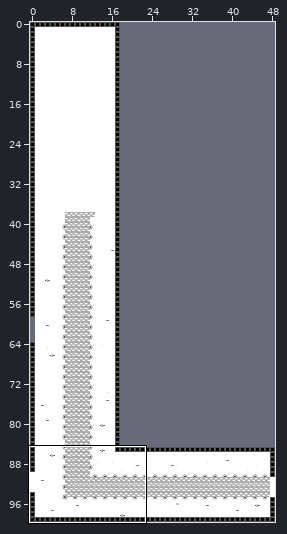
A LDtk project gets an edit: source/levels.ldtk. The picture above shows the old version from afar; the outline marks the close-up.
Close-up. Old version:
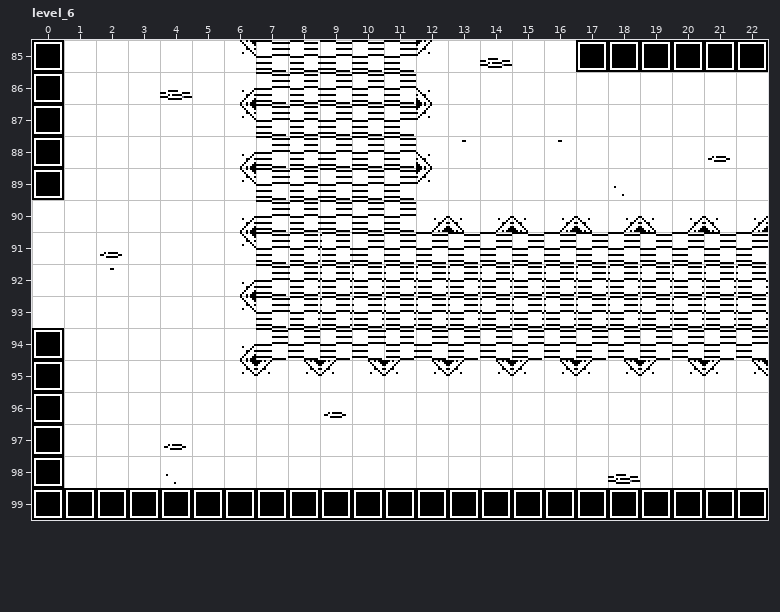
Cells are 16x16 px. Shown: level_6 x 0..22, y 85..99. The commit also changed other parts of the map, which this record leaves out.
After the commit:
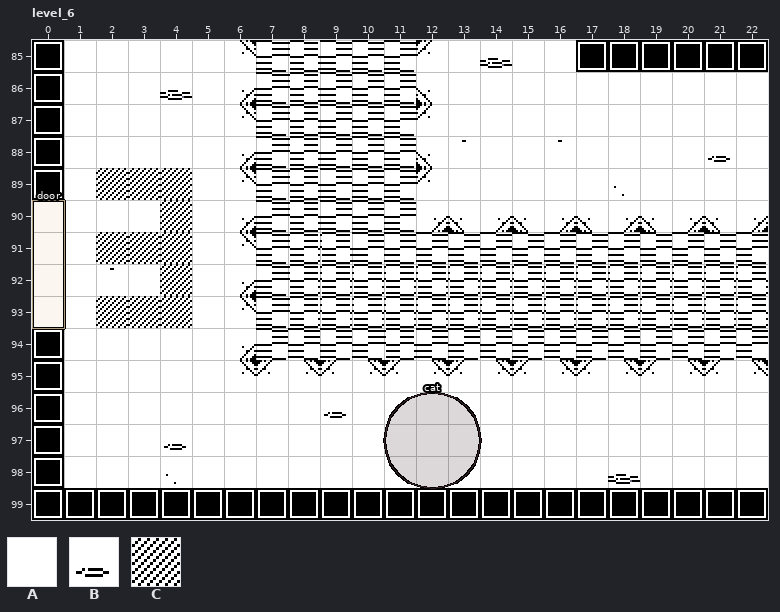
Key: from "tilemap": A 5, B 12, C 35.
_ is an empty cell, . an unchanged one.
Objects are placed by their top-left corner, in cells (3,4 is the top-left corner of cell 3,4); size is 1x1 cell unless given.
Edits made:
--- layer "tiles"
@@ x 2..4 @@
- 89 AAA
- 90 ..A
- 91 BAA
- 92 ..A
- 93 AAA
+ 89 CCC
+ 90 ..C
+ 91 CCC
+ 92 ..C
+ 93 CCC
--- layer "entities" (now shown)
+"door" rectangle at 0,90 size 1x4
+"cat" ellipse at 11,96 size 3x3
